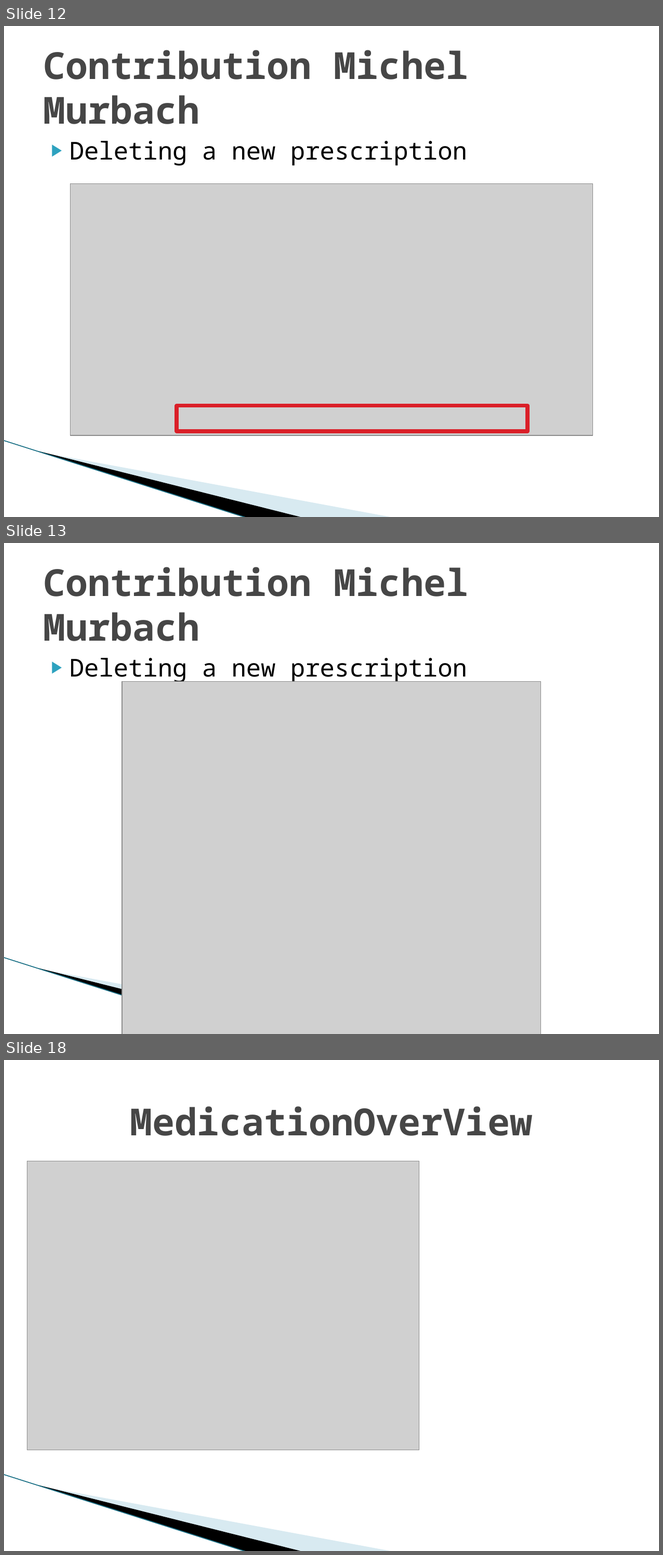
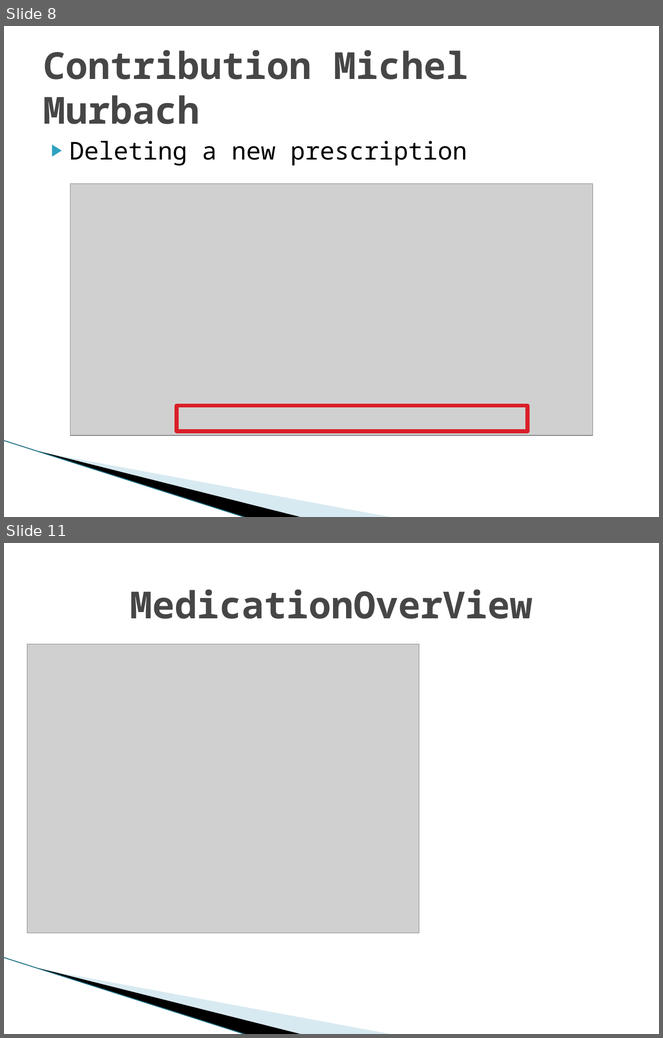
Before and after one commit to MarwinPhilips/ch.bfh.btx8081.w2015.schwarz, a slide deck: Documents/Task 14/Task 14.pptx. Shown one above the other, each under a label of ours: slides 12, 13 and 18 before the commit, slides 8 and 11 after it; the slides between them are not shown. The pictures are 663x1555 and 663x1038 pixels, drawn with LibreOffice and Linux fonts; fonts in the diff are those of the drawing; grey boxes stand for pictures; background and template pictures are left out. Boxes give left, top, right and bottom in pixels: in the first picture for what was removed or moved away, otherwise in the second. Text is boxed around its words. In the diff, an @@ line names an element or a change of style, - is before the commit and + after.

```diff
--- a/Documents/Task 14/Task 14.pptx
+++ b/Documents/Task 14/Task 14.pptx
@@ slide 13 removed at box(4, 543, 659, 1034), background #FFFFFF; not listed: 3 template elements that a slide beside it also shows @@
@@ title removed at box(43, 567, 468, 641) @@
-Contribution Michel Murbach
@@ text removed at box(70, 658, 467, 683) @@
-▶ Deleting a new prescription
@@ picture removed at box(122, 682, 541, 1034) @@
@@ what was slide 12 is now slide 8 @@
@@ what was slide 18 is now slide 11 @@
```
Also in this commit, not shown: 6 slides changed, 3 slides added, 8 other slides removed, 1 other file.
